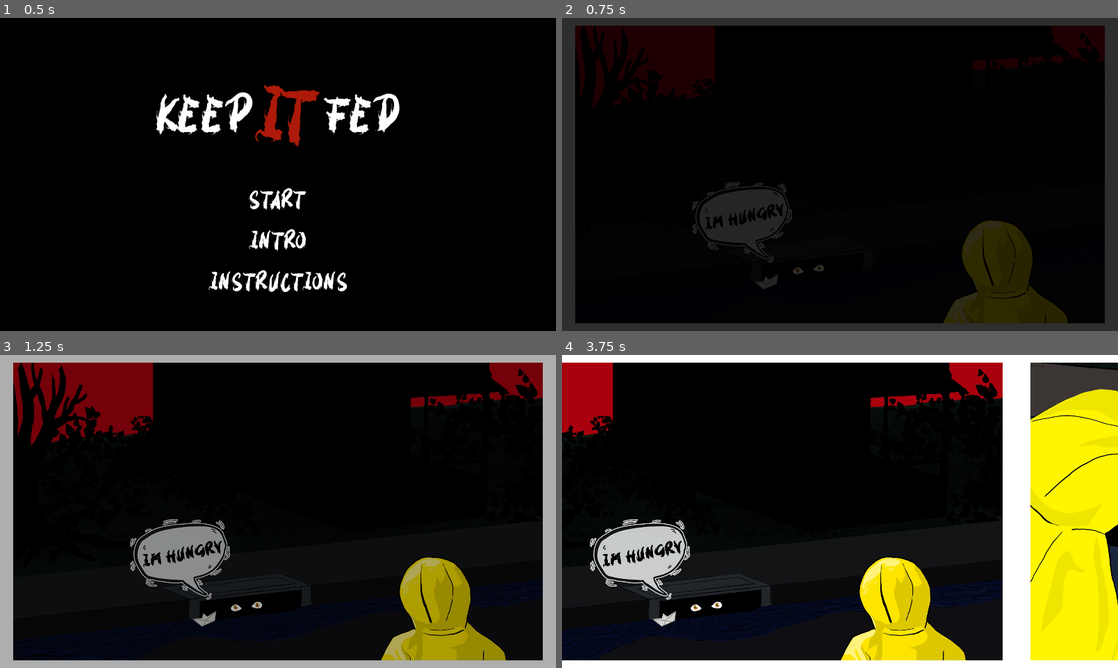
Above: before the commit, frames 1-4 (two rows, left to right).
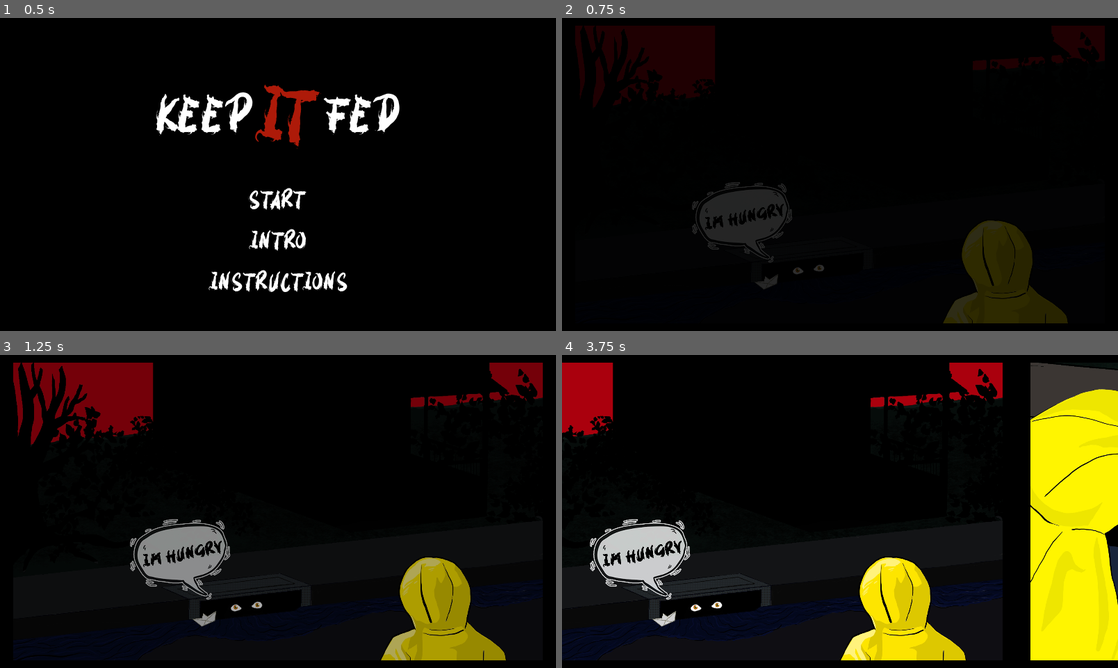
Above: after the commit, the same moments.

Repository: Merliin42/Ludum-Dare-46
Game: Godot game, scene res://Scenes/Menus/StartScreen.tscn
Two runs of this game, one before a commit and one after it. Both use one fixed random seed, a clock stepped at 60 frames per second and the inputs below.
Inputs:
- Up to frame 1 (0.5 s): no input
- Up to frame 2 (0.75 s): click "INTRO" at 0.5 s
- Up to frame 3 (1.25 s): no input
- Up to frame 4 (3.75 s): hold D (ui_right) 1.28-2.03 s; tap Space (ui_accept) at 1.52, 2.27, 2.75, 3.5 s; tap Enter at 2 s; hold S (speed_down) 2.03-2.78 s; hold D (ui_right) 2.78-3.53 s; hold Z (speed_up) from 3.53 s (still down)

Frame 1 is identical in both runs. In frame 2, 9.4% of the frame differs, in the area x 0-100%, y 0-100%; in frame 3, 9.4%; in frame 4, 9.6%.

Commit message:
Improvements

Diff:
--- a/Scenes/Intro.tscn
+++ b/Scenes/Intro.tscn
@@ -39,6 +39,7 @@
 script = ExtResource( 5 )
 
 [node name="Background" type="Sprite" parent="."]
+modulate = Color( 0, 0, 0, 1 )
 position = Vector2( 1060, 600 )
 scale = Vector2( 2.14583, 2.35185 )
 texture = ExtResource( 4 )
@@ -56,7 +57,7 @@
 texture = ExtResource( 1 )
 
 [node name="Camera2D" type="Camera2D" parent="."]
-position = Vector2( 1050, 1140 )
+position = Vector2( 40, -40 )
 current = true
 zoom = Vector2( 1.05, 1.05 )
 
--- a/Scripts/Character.gd
+++ b/Scripts/Character.gd
@@ -60,7 +60,6 @@
 
 # warning-ignore:unused_argument
 func _on_ChildDetector_area_entered(area):
-	print("child !")
 	emit_signal("child")
 
 # warning-ignore:unused_argument
--- a/Scripts/Main.gd
+++ b/Scripts/Main.gd
@@ -31,11 +31,9 @@
 
 func _on_Character_child():
 	childs += 1
-	print(childs)
 	$GUI/ChildCounter/Label.text = str(childs)
 
 
 func _on_Character_hit():
 	childs = 0
-	print(childs)
 	$GUI/ChildCounter/Label.text = str(childs)
